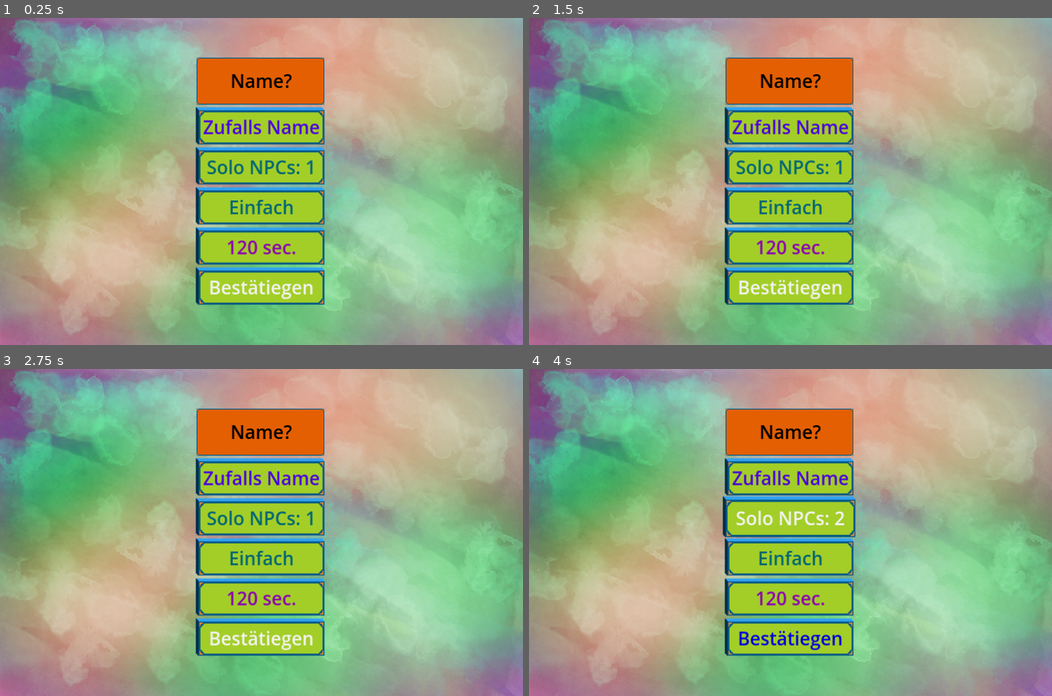
Above: before the commit, frames 1-4 (two rows, left to right).
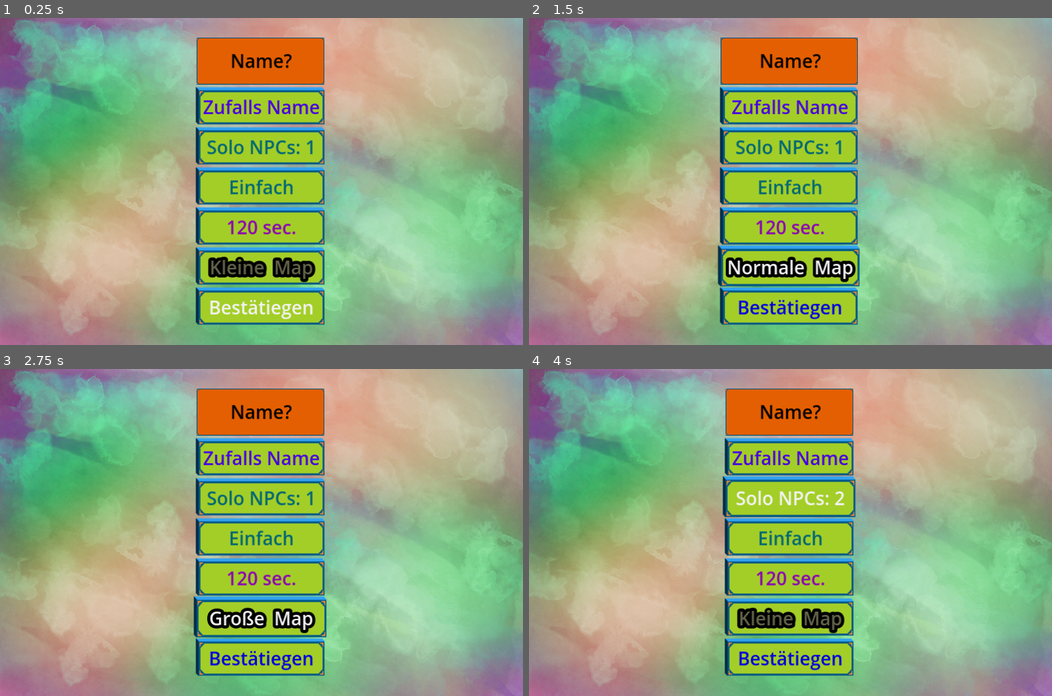
Above: after the commit, the same moments.

Repository: NIK-98/Paint_The_Ground
Game: Godot game, scene res://sceens/level.tscn
Two runs of this game, one before a commit and one after it. Both use one fixed random seed, a clock stepped at 60 frames per second and the inputs below. This scene is started directly instead of the project's main scene.
Inputs (mouse positions are in pixels of both pictures, inside the frame that each line leads up to):
- Up to frame 1 (0.25 s): no input
- Up to frame 2 (1.5 s): click "Bestätiegen" at 0.5 s; click (790, 266) at 1.25 s, where only the run after the commit has a clickable "Kleine Map"
- Up to frame 3 (2.75 s): click (261, 617) at 2 s, where only the run after the commit has a clickable "Normale Map"
- Up to frame 4 (4 s): click (790, 617) at 2.75 s, where only the run after the commit has a clickable "Große Map"; click "Solo NPCs: 1" at 3.5 s

The runs differ from the first frame. In frame 1, 14% of the frame differs, in the area x 37-63%, y 6-94%; in frame 2, 16%, in the area x 36-64%, y 6-94%; in frame 3, 14%; in frame 4, 14%.
Error in both runs: Attempt to call function 'get_node' in base 'null instance' on a null instance. (res://scripts/level.gd:49)

Commit message:
powerups errors behoben und map größe in 3 Großen auswälbar

Diff:
--- a/sceens/level.tscn
+++ b/sceens/level.tscn
@@ -508,6 +508,17 @@
 theme = SubResource("Theme_cpsan")
 text = "120 sec."
 
+[node name="Map" type="Button" parent="loby/CenterContainer/VBoxContainer"]
+visible = false
+layout_mode = 2
+focus_neighbor_top = NodePath("../VBoxContainer/Speed")
+focus_neighbor_bottom = NodePath("../Enter")
+theme = SubResource("Theme_cpsan")
+theme_override_colors/font_color = Color(0.387014, 0.390815, 0.289187, 1)
+theme_override_colors/font_outline_color = Color(0, 0, 0, 1)
+theme_override_constants/outline_size = 30
+text = "Kleine  Map"
+
 [node name="Enter" type="Button" parent="loby/CenterContainer/VBoxContainer"]
 layout_mode = 2
 focus_neighbor_top = NodePath("../settime")
@@ -673,6 +684,9 @@
 [connection signal="pressed" from="loby/CenterContainer/VBoxContainer/VBoxContainer/Speed" to="loby" method="_on_speed_pressed"]
 [connection signal="focus_entered" from="loby/CenterContainer/VBoxContainer/settime" to="loby" method="_on_settime_focus_entered"]
 [connection signal="mouse_entered" from="loby/CenterContainer/VBoxContainer/settime" to="loby" method="_on_settime_mouse_entered"]
+[connection signal="focus_entered" from="loby/CenterContainer/VBoxContainer/Map" to="loby" method="_on_map_focus_entered"]
+[connection signal="mouse_entered" from="loby/CenterContainer/VBoxContainer/Map" to="loby" method="_on_map_mouse_entered"]
+[connection signal="pressed" from="loby/CenterContainer/VBoxContainer/Map" to="loby" method="_on_map_pressed"]
 [connection signal="focus_entered" from="loby/CenterContainer/VBoxContainer/Enter" to="loby" method="_on_enter_focus_entered"]
 [connection signal="mouse_entered" from="loby/CenterContainer/VBoxContainer/Enter" to="loby" method="_on_enter_mouse_entered"]
 [connection signal="pressed" from="loby/CenterContainer/VBoxContainer/Enter" to="loby" method="_on_enter_pressed"]
--- a/scripts/Global.gd
+++ b/scripts/Global.gd
@@ -1,6 +1,8 @@
 extends Node
 
-var Spielfeld_Size = Vector2(1280*2,800*2)
+var feld_size_mul = 2
+var Standard_Spielfeld_Size = Vector2(1280,800)
+var Spielfeld_Size = Standard_Spielfeld_Size*feld_size_mul
 const Spawn_bomben_limit = 6
 const Spawn_powerup_limit = 4
 var npcs_anzahl = 3
--- a/scripts/floor.gd
+++ b/scripts/floor.gd
@@ -3,8 +3,13 @@
 @onready var main = get_parent().get_parent().get_parent()
 
 
+@rpc("any_peer","call_local")
 func reset_floor():
 	for x in range(Global.Spielfeld_Size.x):
 		for y in range(Global.Spielfeld_Size.y):
 			var tile_position = local_to_map(Vector2i(x,y))
 			set_cell(tile_position,0,Vector2i(0,0),0)
+
+
+func get_felder_summe(total_size: Vector2, tile_size: Vector2):
+	return (total_size.x/tile_size.y)*(total_size.y/tile_size.y)
--- a/scripts/level.gd
+++ b/scripts/level.gd
@@ -71,6 +71,20 @@
 		else:
 			$loby/CenterContainer/VBoxContainer/settime.text = str(120," sec.")
 			$Timer.wait_time = 120
+	if OS.has_feature("dedicated_server") and args.has("-map"):
+		var argument_wert = args[args.find("-map") + 1] # Wert des spezifischen Arguments
+		if argument_wert == "2":
+			$loby/CenterContainer/VBoxContainer/Map.text = str("Kleine Map")
+			Global.feld_size_mul = argument_wert.to_int()
+		elif argument_wert == "3":
+			$loby/CenterContainer/VBoxContainer/Map.text = str("Normale Map")
+			Global.feld_size_mul = argument_wert.to_int()
+		elif argument_wert == "5":
+			$loby/CenterContainer/VBoxContainer/Map.text = str("Große Map")
+			Global.feld_size_mul = argument_wert.to_int()
+		else:
+			$loby/CenterContainer/VBoxContainer/Map.text = str("Kleine Map")
+			Global.feld_size_mul = 2
 
 
 
@@ -345,7 +359,7 @@
 	if multiplayer.is_server() or OS.has_feature("dedicated_server"):
 		reset_powerup()
 		reset_bomben()
-		map.reset_floor()
+		map.reset_floor.rpc()
 	main.get_node("CanvasLayer2/UI").visible = false
 
 
--- a/scripts/loby.gd
+++ b/scripts/loby.gd
@@ -7,6 +7,7 @@
 @onready var difficulty = $CenterContainer/VBoxContainer/VBoxContainer/Speed
 var difficulty_id = 0
 var count_settime = 0
+var count_map_size = 1
 
 
 var namen = ["Levi","Emil","Liam","Anton","Theo",
@@ -45,6 +46,7 @@
 	if multiplayer.is_server():
 		$CenterContainer/VBoxContainer/settime.visible = true
 		$CenterContainer/VBoxContainer/settime.connect("pressed",_on_settime_pressed)
+		$CenterContainer/VBoxContainer/Map.visible = true
 
 
 @rpc("any_peer","call_local")
@@ -133,6 +135,7 @@
 		$CenterContainer/VBoxContainer/Enter.visible = false
 		$CenterContainer/VBoxContainer/Random.visible = false
 		$CenterContainer/VBoxContainer/settime.visible = false
+		$CenterContainer/VBoxContainer/Map.visible = false
 		$CenterContainer/VBoxContainer/Warten.visible = true
 		Global.trigger_host_focus = true
 		$CenterContainer/VBoxContainer/start.grab_focus()
@@ -292,3 +295,33 @@
 func _on_start_focus_entered() -> void:
 	if not Global.trigger_host_focus:
 		Global.ui_hover_sound = true
+
+
+func _on_map_focus_entered():
+	if not Global.trigger_host_focus:
+		Global.ui_hover_sound = true
+
+
+func _on_map_mouse_entered():
+	Global.ui_hover_sound = true
+
+
+func _on_map_pressed():
+	Global.ui_sound = true
+	count_map_size += 1
+	if count_map_size == 1:
+		$CenterContainer/VBoxContainer/Map.text = str("Kleine  Map")
+		Global.feld_size_mul = 2
+	if count_map_size == 2:
+		$CenterContainer/VBoxContainer/Map.text = str("Normale  Map")
+		Global.feld_size_mul = 3
+	if count_map_size == 3:
+		$CenterContainer/VBoxContainer/Map.text = str("Große  Map")
+		Global.feld_size_mul = 5
+		count_map_size = 0
+	map_set.rpc(Global.feld_size_mul)
+
+
+@rpc("any_peer","call_local")
+func map_set(faktor):
+	Global.Spielfeld_Size = Global.Standard_Spielfeld_Size*faktor
--- a/scripts/npc.gd
+++ b/scripts/npc.gd
@@ -142,7 +142,7 @@
 	if level.get_node("Werten/PanelContainer2/visual").get_child_count() > 0 and last_score != score:
 		if not level.get_node("Werten/PanelContainer2/visual").has_node(str(name)):
 			return
-		level.get_node("Werten/PanelContainer2/visual").get_node(str(name)).update_var_npc(score, 1000)
+		level.get_node("Werten/PanelContainer2/visual").get_node(str(name)).update_var_npc(score, map.get_felder_summe(Global.Spielfeld_Size, Vector2i(64,64)))
 
 	if level.get_node("Werten/PanelContainer/Wertung/powerlist").get_child_count() > 0:
 		if not level.get_node("Werten/PanelContainer/Wertung/powerlist").has_node(str(name)):
--- a/scripts/player.gd
+++ b/scripts/player.gd
@@ -62,6 +62,8 @@
 	if level.get_node("CanvasLayer/Time").visible:
 		if not Gametriggerstart:
 			Gametriggerstart = true
+			$Camera2D.limit_right = Global.Spielfeld_Size.x
+			$Camera2D.limit_bottom = Global.Spielfeld_Size.y
 		if level.get_node("CanvasLayer/Time").text.to_int() > 0:
 			if name.to_int() == multiplayer.get_unique_id():
 				moving()
@@ -192,7 +194,7 @@
 	if level.get_node("Werten/PanelContainer2/visual").get_child_count() > 0 and last_score != score:
 		if not level.get_node("Werten/PanelContainer2/visual").has_node(str(name)):
 			return
-		level.get_node("Werten/PanelContainer2/visual").get_node(str(name)).update_var.rpc(score, 1000)
+		level.get_node("Werten/PanelContainer2/visual").get_node(str(name)).update_var.rpc(score, map.get_felder_summe(Global.Spielfeld_Size, Vector2i(64,64)))
 
 	if level.get_node("Werten/PanelContainer/Wertung/powerlist").get_child_count() > 0:
 		if not level.get_node("Werten/PanelContainer/Wertung/powerlist").has_node(str(name)):
--- a/scripts/powerup.gd
+++ b/scripts/powerup.gd
@@ -6,6 +6,7 @@
 
 
 var explode_pos = null
+var id = 0
 @export var powerupid = 0
 
 
@@ -23,6 +24,7 @@
 func _physics_process(_delta):
 	if explode_pos != null:
 		if multiplayer.is_server() or OS.has_feature("dedicated_server"):
+			aktivate_powerup.rpc(id)
 			queue_free()
 			return
 
@@ -69,5 +71,5 @@
 func _on_area_2d_area_entered(area):
 	if area.get_parent().is_in_group("player"):
 		explode_pos = area.get_parent().position
+		id = area.get_parent().name.to_int()
 		set_physics_process(true)
-		aktivate_powerup.rpc(str(area.get_parent().name).to_int())
